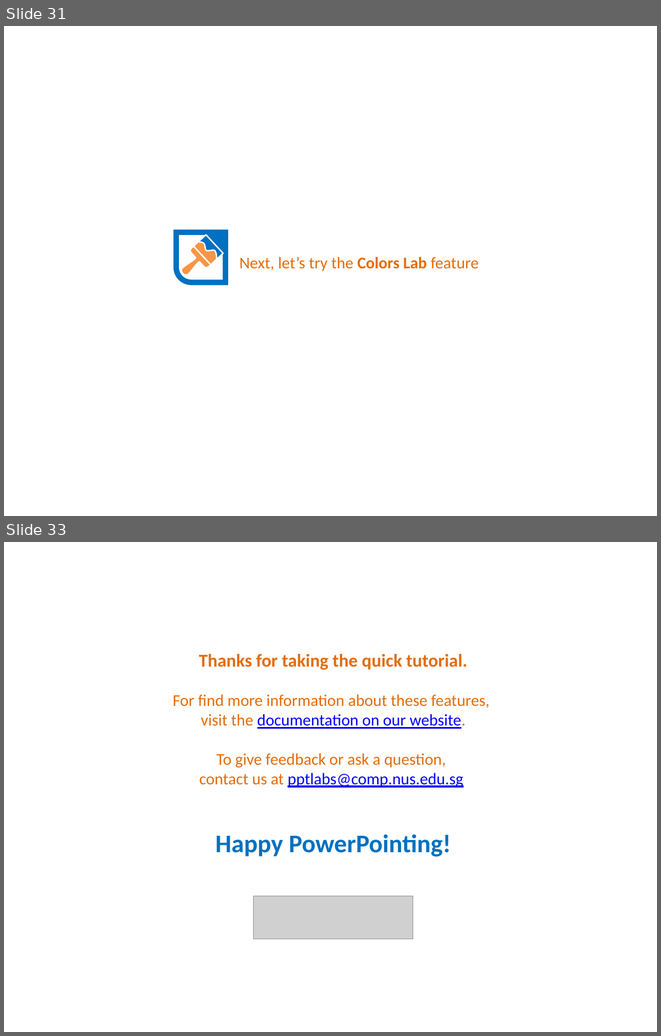
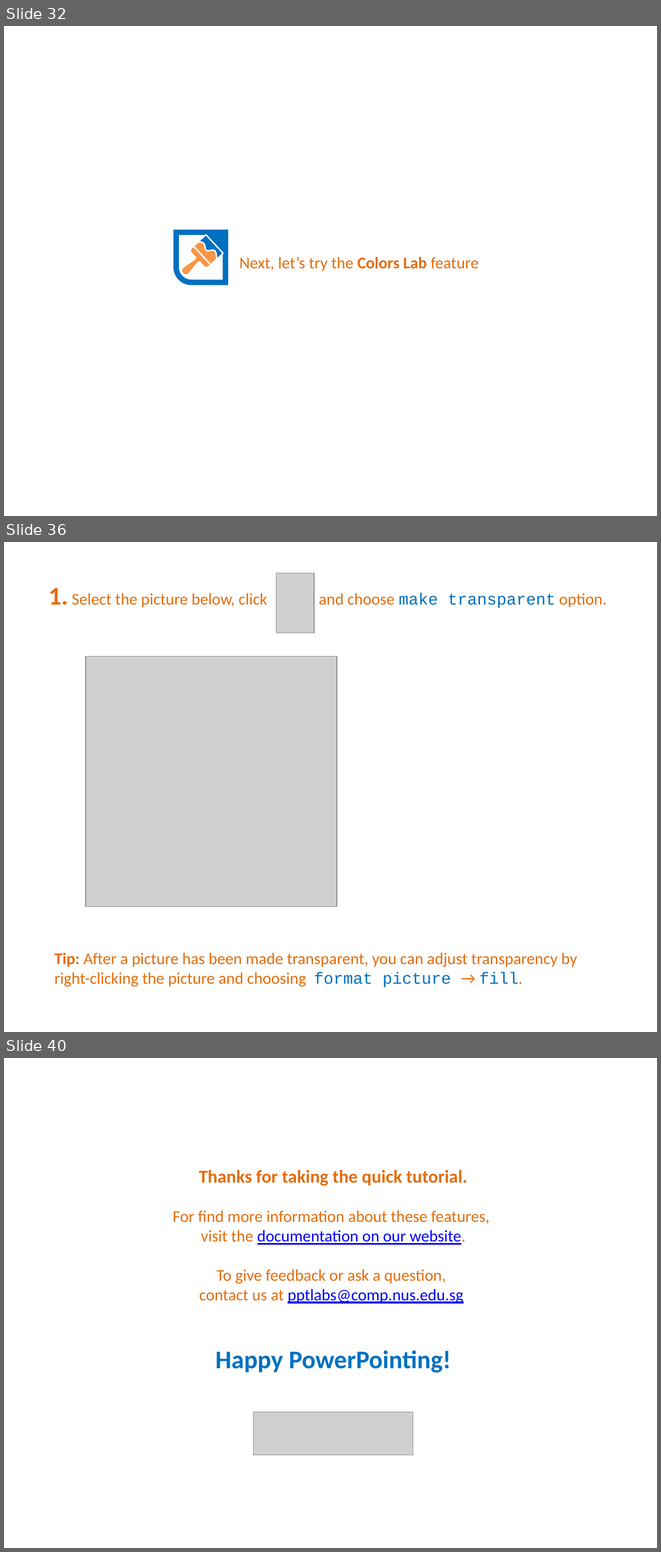
Before and after one commit to PowerPointLabs/PowerPointLabs, a slide deck: doc/PowerPointLabs Quick Tutorial.pptx. Shown one above the other, each under a label of ours: slides 31 and 33 before the commit, slides 32, 36 and 40 after it; the slides between them are not shown. The pictures are 661x1036 and 661x1552 pixels, drawn with LibreOffice and Linux fonts; fonts in the diff are those of the drawing; grey boxes stand for pictures. Boxes give left, top, right and bottom in pixels: in the first picture for what was removed or moved away, otherwise in the second. Text is boxed around its words. In the diff, an @@ line names an element or a change of style, - is before the commit and + after.

```diff
--- a/doc/PowerPointLabs Quick Tutorial.pptx
+++ b/doc/PowerPointLabs Quick Tutorial.pptx
@@ slide 36 added at box(4, 542, 657, 1032), background #FFFFFF @@
@@ picture added at box(276, 573, 314, 633) @@
@@ text added at box(49, 588, 607, 608), 18 pt, text #E46C0A @@
+1. Select the picture below, click and choose make transparent option.
@@ picture added at box(86, 656, 337, 906) @@
@@ text added at box(54, 952, 577, 987), 18 pt, text #E46C0A @@
+Tip: After a picture has been made transparent, you can adjust transparency by right-clicking the picture and choosing format picture → fill.
@@ what was slide 31 is now slide 32 @@
@@ what was slide 33 is now slide 40 @@
```
Also in this commit, not shown: 13 slides changed, 6 other slides added.
